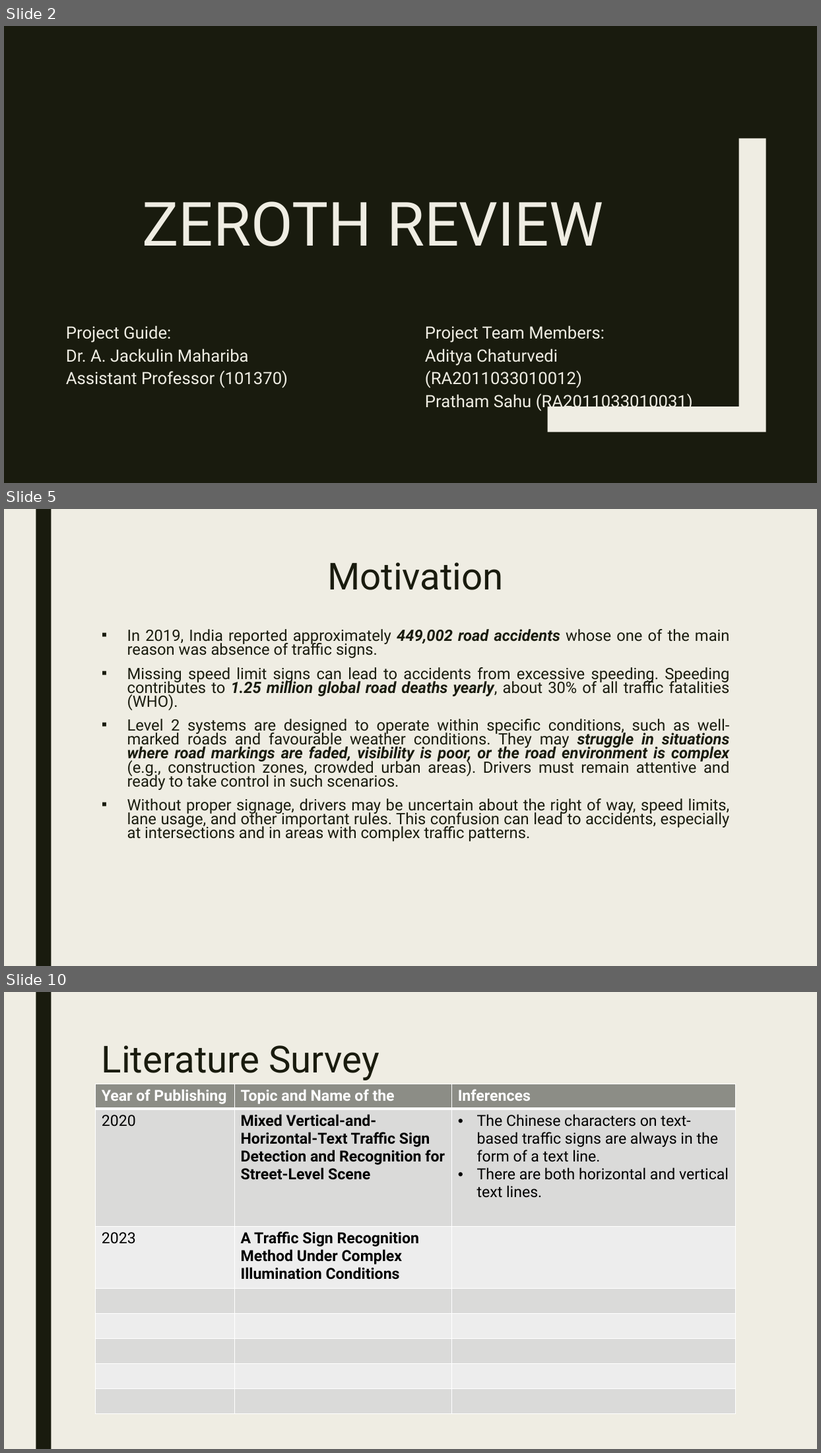
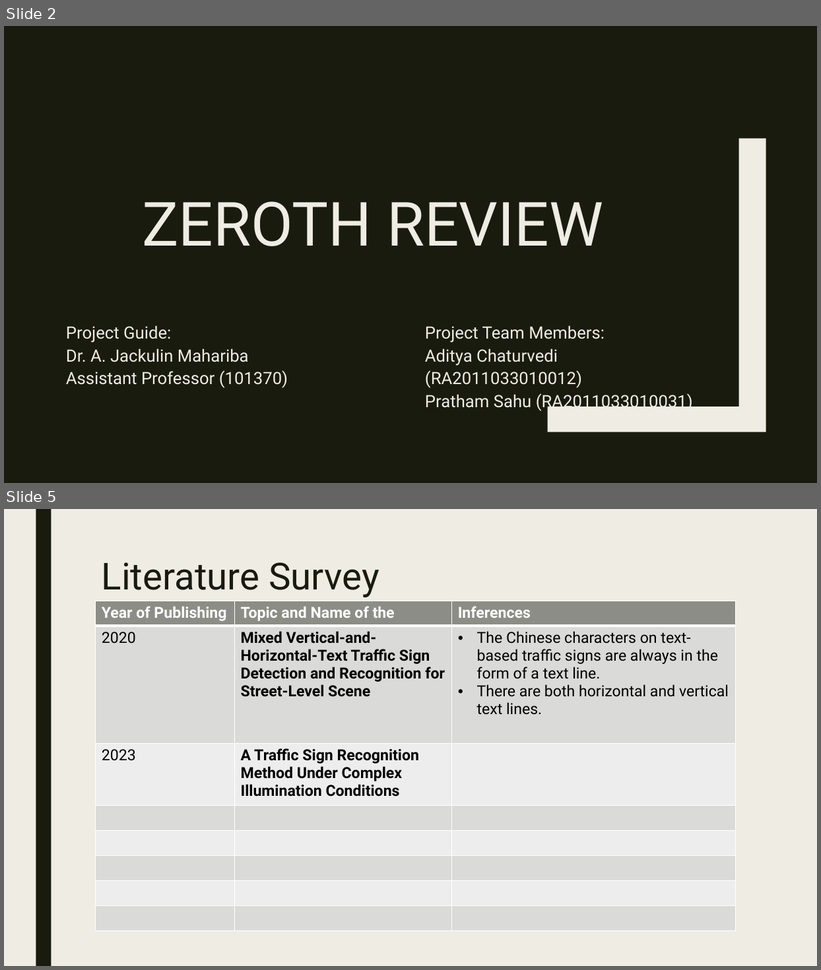
Before and after one commit to ADITYAz2002/Minor-Project, a slide deck: Zeroth Review 2.pptx. Shown one above the other, each under a label of ours: slides 2, 5 and 10 before the commit, slides 2 and 5 after it; the slides between them are not shown. The pictures are 821x1453 and 821x970 pixels, drawn with LibreOffice and Linux fonts; fonts in the diff are those of the drawing. Boxes give left, top, right and bottom in pixels: in the first picture for what was removed or moved away, otherwise in the second. Text is boxed around its words. In the diff, an @@ line names an element or a change of style, - is before the commit and + after.

```diff
--- a/Zeroth Review 2.pptx
+++ b/Zeroth Review 2.pptx
@@ slide 5 removed at <box>4,509,817,966</box>, background #EFEDE3; not listed: 1 template element that a slide beside it also shows @@
@@ title removed at <box>327,562,504,590</box> @@
-Motivation
@@ text removed at <box>127,629,730,842</box> @@
-▪ In 2019, India reported approximately 449,002 road accidents whose one of the main reason was absence of traffic signs.
-▪ Missing speed limit signs can lead to accidents from excessive speeding. Speeding contributes to 1.25 million global road deaths yearly, about 30% of all traffic fatalities (WHO).
-▪ Level 2 systems are designed to operate within specific conditions, such as well-marked roads and favourable weather conditions. They may struggle in situations where road markings are faded, visibility is poor, or the road environment is complex (e.g., construction zones, crowded urban areas). Drivers must remain attentive and ready to take control in such scenarios.
-▪ Without proper signage, drivers may be uncertain about the right of way, speed limits, lane usage, and other important rules. This confusion can lead to accidents, especially at intersections and in areas with complex traffic patterns.
@@ what was slide 10 is now slide 5 @@
```
Also in this commit, not shown: 5 slides changed, 3 slides added, 5 other slides removed, 15 other files.
